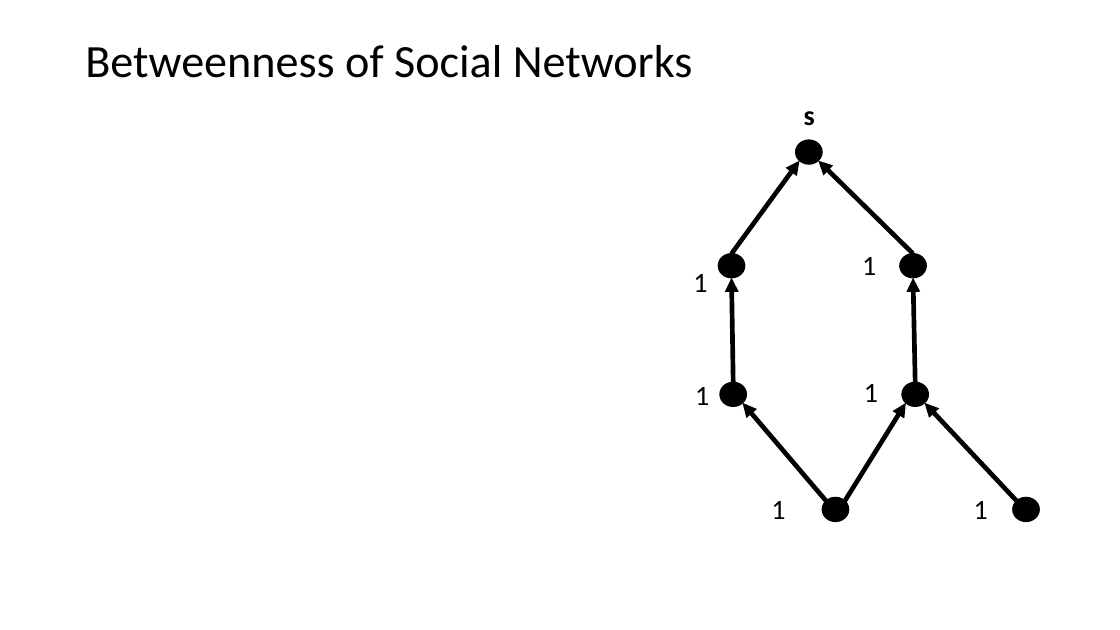
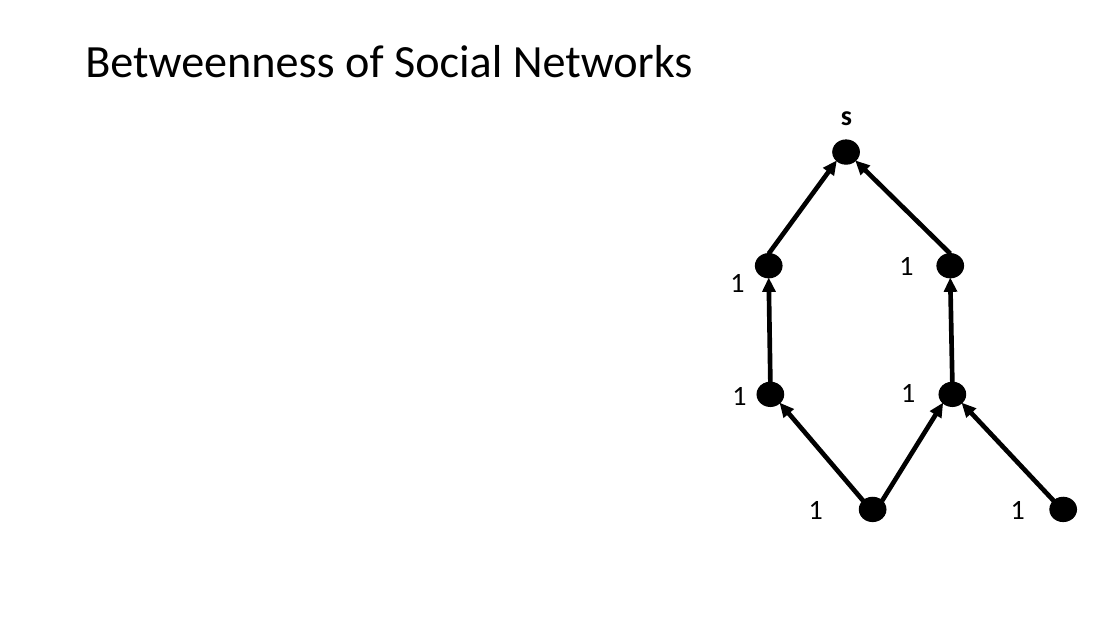
Before and after one commit to StephenElston/CSCI-E-108, a slide deck: slide 27 of slides/9_SocialNetworkAnalysis.pptx (slide 26 before the commit). Drawn at 1120x630 pixels with LibreOffice and Linux fonts; fonts in the diff are those of the drawing; grey boxes stand for pictures. Boxes give left, top, right and bottom in pixels: in the first picture for what was removed or moved away, otherwise in the second. Text is boxed around its words. In the diff, an @@ line names an element or a change of style, - is before the commit and + after.

```diff
--- a/slides/9_SocialNetworkAnalysis.pptx
+++ b/slides/9_SocialNetworkAnalysis.pptx
@@ text "1": place and size @@
-text "1" at [695,387,709,405]
+text "1" at [732,387,746,405]
@@ 7 ellipses, 7 arrows, 6 texts: place and size @@
-7 ellipses, 7 arrows, 6 texts at [693,111,1040,522]
+7 ellipses, 7 arrows, 6 texts at [730,111,1077,522]
```
Also in this commit, not shown: 9 other slides changed, 2 slides added.
